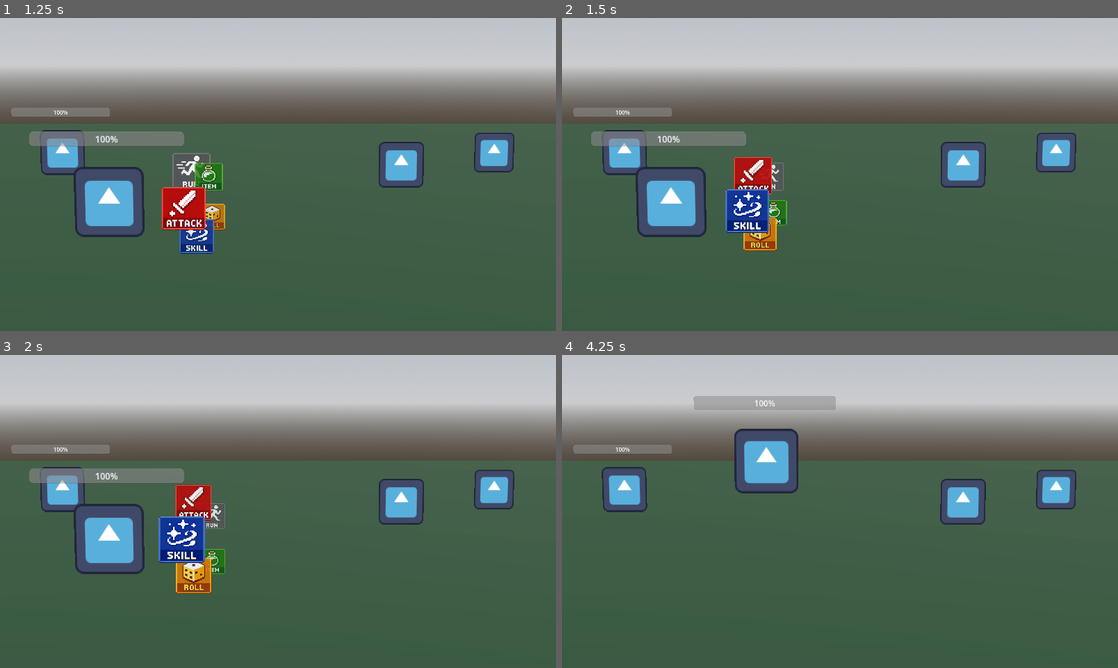
Above: before the commit, frames 1-4 (two rows, left to right).
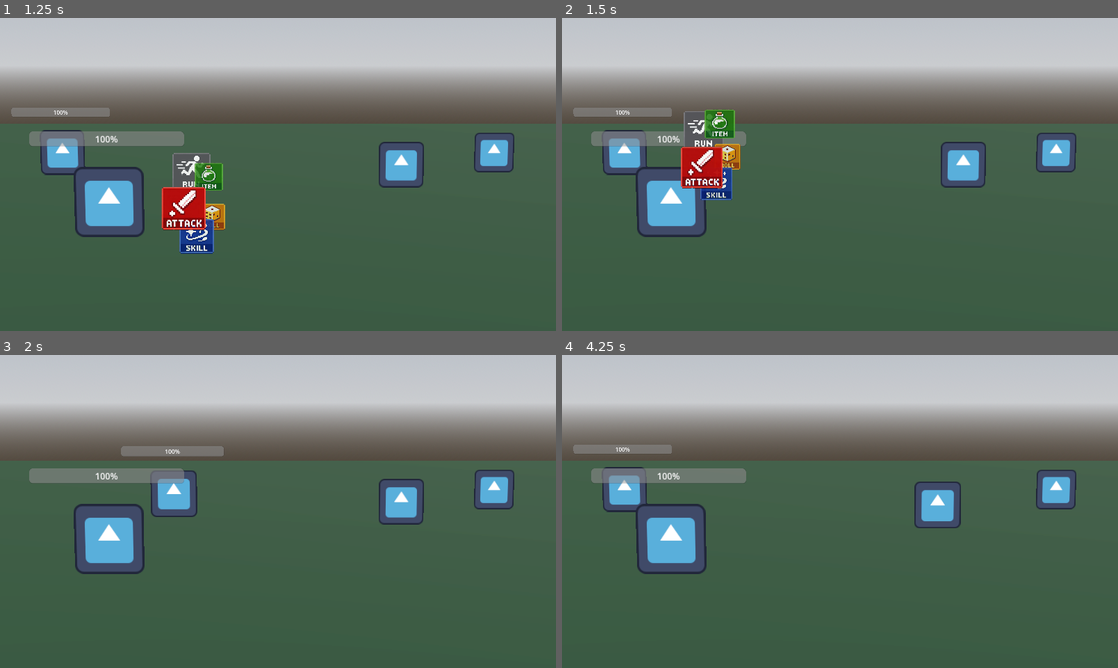
Above: after the commit, the same moments.

Repository: pollution0504/diceGame
Game: Godot game, scene res://Combat/battle_scene.tscn
Two runs of this game, one before a commit and one after it. Both use one fixed random seed, a clock stepped at 60 frames per second and the inputs below. The project has no main scene, so this scene is started directly. The engine's default icon, where the game draws it, is replaced by a stand-in: a white triangle on a blue panel in a dark square.
Inputs:
- Up to frame 1 (1.25 s): tap Enter (ui_accept) at 0.5 s; hold D (right) from 0.53 s (still down); hold Enter (ui_accept) from 0.53 s (still down)
- Up to frame 2 (1.5 s): release D (right) at 1.28 s; release Enter (ui_accept) at 1.28 s; hold S (down) from 1.28 s (still down); tap Enter (ui_accept) at 1.35 s
- Up to frame 3 (2 s): keep holding S (down); tap Enter (ui_accept) at 1.52, 1.82 s
- Up to frame 4 (4.25 s): release S (down) at 2.03 s; hold D (right) 2.03-2.78 s; hold Enter (ui_accept) 2.03-2.78 s; hold W (up) 2.78-3.53 s; tap Enter (ui_accept) at 2.85, 3.02, 3.32 s; hold A (left) from 3.53 s (still down); hold Enter (ui_accept) from 3.53 s (still down)

Frame 1 is identical in both runs. In frame 2, 4.8% of the frame differs, in the area x 21-41%, y 29-75%; in frame 3, 5.4%; in frame 4, 9.1%, in the area x 5-77%, y 13-70%.

Commit message:
IMPLEMENTED DICE.
i fucking locked in.

Diff:
--- a/Combat/battle_ally.gd
+++ b/Combat/battle_ally.gd
@@ -1,4 +1,5 @@
 extends BattleEntity
 class_name BattleAlly
+signal turn_ended
 
 var combat_menu : CombatMenu
--- a/Combat/battle_enemy.gd
+++ b/Combat/battle_enemy.gd
@@ -10,8 +10,5 @@
 	# Return a random *alive* party member
 	return alive[randi() % alive.size()]
 
-func TakeDamage(damage : int) -> int:
-	var dmg =  super(damage)
-
-
-	return dmg
+func TakeDamage(damage: int) -> int:
+	return super.TakeDamage(damage)
--- a/Combat/battle_entity.gd
+++ b/Combat/battle_entity.gd
@@ -6,42 +6,65 @@
 
 var entity_name: String = ""
 
+var current_dice_roll: int = -1
+var dice_roll_turns_remaining: int = 0
+const DICE_ROLL_DURATION: int = 3  # lasts x turns after rolling
+
+var status_effects: StatusEffectManager = StatusEffectManager.new()
+
 var current_mp: int = 40
 var current_health := 0
 
 var active := false
+var can_attack := true
 
 signal on_death(BattleEntity)
 #var items := Array[Consumable]
 
 # Called when the node enters the scene tree for the first time.
-func RollDice() -> int:
-	# look for sides, if not, return 20
-	var sides = stats.dice.get("sides", 20)
-	var bonus = stats.dice.get("bonus", 0)
-	return randi() % sides + 1 + bonus
+func RollDice():
+	current_dice_roll = stats.dice.roll()
 
 
-func Attack(target_entity : BattleEntity):
-	var damage_given : int = target_entity.TakeDamage(stats.attack)
-	print("I hit enemy ", target_entity, " for ", damage_given)
+func Attack(target_entity: BattleEntity):
+	if stats.dice == null or current_dice_roll == -1:
+		target_entity.TakeDamage(stats.attack)
+		return
+
+	if not stats.dice.can_attack(current_dice_roll):
+		return
+
+	# Deal damage using dice multiplier
+	var damage = stats.dice.get_damage_multiplier(current_dice_roll, stats.attack)
+	var damage_given = target_entity.TakeDamage(damage)
+	print(entity_name, " dealt ", damage_given, " damage")
+
+	# Apply enemy effects (bleed, poison, etc)
+	var effects: Array[Effect] = stats.dice.get_effects(current_dice_roll)
+	for effect in effects:
+		if effect.target == Effect.Target.ENEMY:
+			effect.apply(self, target_entity)
+
+func Heal(amount: int):
+	current_health = min(current_health + amount, stats.max_health)
 
 
-func TakeDamage(damage : int) -> int:
-	if randi_range(0,100) < stats.agility:
-		print("dodge")
+func TakeDamage(damage: int) -> int:
+	if randi_range(0, 100) < stats.agility:
+		print(entity_name, " dodged")
 		return 0
 
-	# check for buff. Apply buffs
 	var real_defense = stats.defense
+	var damage_taken = max(damage - real_defense, 0)
+	current_health -= damage_taken
 
-	var damage_taken = max(damage - real_defense,0)
-	current_health -= damage_taken
 	if !is_alive():
 		die()
-	print("current health: ", current_health)
+
+	print(entity_name, " took ", damage_taken, " damage (", current_health, "/", stats.max_health, " HP)")
 	PlayHitImpactTween()
 	return damage_taken
+
 
 
 func is_alive() -> bool:
@@ -49,7 +72,6 @@
 
 func _ready():
 	current_health = stats.max_health
-	print("Yo ", current_health)
 
 const HIT_FLASH_DURATION := 0.1
 const HIT_FADE_DURATION := 0.2
--- a/Combat/battle_player.gd
+++ b/Combat/battle_player.gd
@@ -12,18 +12,15 @@
 
 func _ready():
 	super()
-	print("max health: ", stats.max_health)
-	print("current health: ", current_health)
 	health_bar.max_value = stats.max_health
 	health_bar.value = current_health
-	print("bar percent-ish value: ", health_bar.value, "/", health_bar.max_value)
 
-func TakeDamage(damage : int) -> int:
-	var dmg = super(damage)
-	health_bar.value = current_health
+func TakeDamage(damage: int) -> int:
 	voice_line.stream = KICK
 	voice_line.play()
-	return dmg
+	var result = super.TakeDamage(damage)
+	health_bar.value = current_health
+	return result
 
 const INTRO_OFFSET := Vector3(-8, 0, 0)
 const INTRO_DURATION := 0.8
@@ -37,8 +34,14 @@
 const HOP_BACK_HEIGHT := 1.0
 const SWORD_SLICE_START_TIME := 0.17
 
-func Attack(target_entity : BattleEntity):
+func Attack(target_entity: BattleEntity):
+	if stats.dice != null and current_dice_roll != -1 and not stats.dice.can_attack(current_dice_roll):
+		return
 	await PlayAttackAnimation(target_entity)
+
+func Heal(amount: int):
+	super.Heal(amount)
+	health_bar.value = current_health
 
 func PlayIntroAnimation():
 	var original_position = global_position
@@ -50,8 +53,6 @@
 	voice_line.stream = PREPARE_YOURSELF
 	voice_line.play()
 	await tween.finished
-
-
 
 func PlayAttackAnimation(target_entity : BattleEntity):
 	var original_pos = global_position
@@ -86,7 +87,15 @@
 	tween.tween_callback(func():
 		voice_line.stream = SWORD_SLICE
 		voice_line.play(SWORD_SLICE_START_TIME)
-		super.Attack(target_entity)
+		print("tween callback fired!")
+
+		# THIS IS ATTACK
+		# IF ENTITY HAS NO DICE OR HASN'T ROLLED YET
+		if stats.dice == null or current_dice_roll == -1:
+			target_entity.TakeDamage(stats.attack)
+		else:
+			var damage = stats.dice.get_damage_multiplier(current_dice_roll, stats.attack)
+			target_entity.TakeDamage(damage)
 	)
 
 	# 4. PARABOLIC HOP BACK
--- a/Combat/battle_scene.gd
+++ b/Combat/battle_scene.gd
@@ -12,6 +12,7 @@
 const menu_back_sfx = preload("res://SFX/menu_back_sfx.wav")
 const menu_scroll_sfx = preload("res://SFX/menu_scroll_sfx.wav")
 const menu_select_sfx = preload("res://SFX/menu_select_sfx.wav")
+const dice_roll_sfx = preload("res://SFX/dice_roll_sfx.wav")
 
 @export var battle_entities : Array[PackedScene]
 var allies : Array[BattleAlly]
@@ -20,6 +21,7 @@
 const COMBAT_MENU_OFFSET := Vector3(150,0,0)
 
 const BELL_TIMER_DURATION := 3.0
+const DICE_TIMER_DURATION := 1.0
 const ENEMY_TURN_DELAY := 1.0
 const CURSOR_HEIGHT_OFFSET := 0.9
 const CURSOR_LERP_DURATION := 0.1
@@ -87,7 +89,11 @@
 		ally.combat_menu = cm
 		cm.entity = ally
 		cm.close()
+
 		ally.combat_menu.attack_pressed.connect(_on_attack_decision)
+		ally.combat_menu.skill_pressed.connect(_on_skill_decision)
+		ally.combat_menu.roll_pressed.connect(_on_roll_decision)
+		ally.combat_menu.item_pressed.connect(_on_item_decision)
 		ally.combat_menu.run_pressed.connect(_on_run_decision)
 	# Connect using the callable syntax
 	i = 1
@@ -124,11 +130,24 @@
 		await ally_turn(current_actor)
 
 func ally_turn(actor: BattleAlly):
+	# Tick down roll duration
+	if actor.dice_roll_turns_remaining > 0:
+		actor.dice_roll_turns_remaining -= 1
+		print("Roll expires in ", actor.dice_roll_turns_remaining, " turns")
+		if actor.dice_roll_turns_remaining == 0:
+			actor.current_dice_roll = -1
+			actor.combat_menu.update_roll_button(false) # Ungrey out the Dice
+			print("Roll expired!")
+
 	print(actor.name," ally turn")
+	print(actor.current_health)
 	var cam = get_viewport().get_camera_3d()
 	var screen_pos = cam.unproject_position(actor.global_position)
 	actor.combat_menu.position = screen_pos + Vector2(150, 0)
 	actor.combat_menu.open()	# The menu will trigger _on_attack_decision via signal
+
+	await actor.turn_ended
+	advance_turn()
 
 func enemy_turn(actor: BattleEnemy):
 	print("enemy turn")
@@ -211,6 +230,7 @@
 	return false
 
 func _on_attack_decision(source_entity : BattleAlly):
+	print("_on_attack_decision called by: ", source_entity.name)
 	source_entity.combat_menu.close()
 	var target_idx = await get_target_selection()
 
@@ -218,8 +238,42 @@
 		var target = enemies[target_idx]
 		await source_entity.Attack(target)
 
-	advance_turn()
-
+	source_entity.turn_ended.emit()
+
+func _on_skill_decision(source_entity : BattleAlly):
+	source_entity.combat_menu.close()
+	source_entity.turn_ended.emit()
+
+func _on_roll_decision(source_entity: BattleAlly):
+	source_entity.combat_menu.close()
+
+	AudioManager.play_sound(dice_roll_sfx)
+	source_entity.RollDice()
+	print(source_entity.current_dice_roll)
+	source_entity.dice_roll_turns_remaining = BattleEntity.DICE_ROLL_DURATION
+
+	# Apply self effects immediately on roll
+	if source_entity.stats.dice != null:
+		var effects: Array[Effect] = source_entity.stats.dice.get_effects(source_entity.current_dice_roll)
+		for effect in effects:
+			if effect.target == Effect.Target.SELF:
+				effect.apply(source_entity, source_entity)
+
+	await get_tree().create_timer(DICE_TIMER_DURATION).timeout
+
+	source_entity.combat_menu.update_roll_button(true) # Grey out the Dice
+
+	await get_tree().process_frame
+	await get_tree().process_frame
+
+	var cam = get_viewport().get_camera_3d()
+	var screen_pos = cam.unproject_position(source_entity.global_position)
+	source_entity.combat_menu.position = screen_pos + Vector2(150, 0)
+	source_entity.combat_menu.open()
+
+func _on_item_decision(source_entity : BattleAlly):
+	source_entity.combat_menu.close()
+	source_entity.turn_ended.emit()
 
 func _on_run_decision(source_entity : BattleEntity):
 	source_entity.combat_menu.close()
--- a/Combat/battle_stats.gd
+++ b/Combat/battle_stats.gd
@@ -13,4 +13,4 @@
 
 @export var weapon: Dictionary = {}  # { "name": "Sword", "atk_bonus": 5 }
 @export var armor: Dictionary = {}   # { "name": "Chestplate", "def_bonus": 3 }
-@export var dice: Dictionary = {}    # { "sides": 20, "bonus": 0 }
+@export var dice: Dice
--- a/carousel_menu.tscn
+++ b/Combat/carousel_menu.tscn
@@ -1,6 +1,6 @@
 [gd_scene format=3 uid="uid://bstgrgk75n7x2"]
 
-[ext_resource type="Script" uid="uid://dhbmrrjsar7w2" path="res://carousel_menu.gd" id="1_gm3fo"]
+[ext_resource type="Script" uid="uid://dhbmrrjsar7w2" path="res://Combat/carousel_menu.gd" id="1_gm3fo"]
 
 [node name="CarouselMenu" type="Node2D" unique_id=1515439509]
 script = ExtResource("1_gm3fo")
--- a/carousel_menu_vert.tscn
+++ b/Combat/carousel_menu_vert.tscn
@@ -1,6 +1,6 @@
 [gd_scene format=3 uid="uid://b8on1h7nes5h4"]
 
-[ext_resource type="Script" uid="uid://bwc2axp5eah4c" path="res://carousel_menu_vert.gd" id="1_ojcat"]
+[ext_resource type="Script" uid="uid://bwc2axp5eah4c" path="res://Combat/carousel_menu_vert.gd" id="1_ojcat"]
 
 [node name="carousel_menu_vert" type="Node2D" unique_id=770206091]
 script = ExtResource("1_ojcat")
--- a/Combat/combat_menu.gd
+++ b/Combat/combat_menu.gd
@@ -49,6 +49,13 @@
 	is_active = false
 	hide()
 
+func update_roll_button(has_active_roll: bool):
+	var roll_icon = option_icons[2]  # RollIcon is index 2
+	if has_active_roll:
+		roll_icon.modulate = Color(0.3, 0.3, 0.3)  # grey out
+	else:
+		roll_icon.modulate = Color(1, 1, 1)  # normal
+
 # Goes Up and Down on the Menu
 func _unhandled_input(event):
 	if not is_active:
@@ -69,9 +76,10 @@
 		get_viewport().set_input_as_handled()
 
 	elif event.is_action_pressed("ui_accept"):
+		get_viewport().set_input_as_handled()
 		AudioManager.play_sound(menu_select_sfx)
 		confirm_selection()
-		get_viewport().set_input_as_handled()
+
 
 func confirm_selection():
 	match options[selected_option]:
@@ -80,7 +88,10 @@
 		"Skill":
 			skill_pressed.emit(entity)
 		"Roll":
-			roll_pressed.emit(entity)
+			if entity.current_dice_roll == -1:
+				roll_pressed.emit(entity)
+			else:
+				AudioManager.play_sound(menu_back_sfx)
 		"Item":
 			item_pressed.emit(entity)
 		"Run":
--- a/Combat/combat_menu.tscn
+++ b/Combat/combat_menu.tscn
@@ -1,7 +1,7 @@
 [gd_scene format=3 uid="uid://dgjar6b8g0n50"]
 
 [ext_resource type="Script" uid="uid://d4euuubm201l8" path="res://Combat/combat_menu.gd" id="1_2bcnp"]
-[ext_resource type="Script" uid="uid://bwc2axp5eah4c" path="res://carousel_menu_vert.gd" id="2_lmj7a"]
+[ext_resource type="Script" uid="uid://bwc2axp5eah4c" path="res://Combat/carousel_menu_vert.gd" id="2_lmj7a"]
 [ext_resource type="Texture2D" uid="uid://1fwao1occ6sh" path="res://Sprites/attack.png" id="3_el3dd"]
 [ext_resource type="Texture2D" uid="uid://kddxixjcupd8" path="res://Sprites/skill.png" id="4_h4nhm"]
 [ext_resource type="Texture2D" uid="uid://k2l5f6fupr6i" path="res://Sprites/run.png" id="5_bbsmr"]
--- /dev/null
+++ b/Combat/diceScripts/dice.gd
@@ -0,0 +1,30 @@
+extends Resource
+class_name Dice
+
+var sides: int = 20
+var has_nat20: bool = true
+var blood_counter: int = 0  # for Bloodthirst
+
+func roll() -> int:
+	return randi_range(1, sides)
+
+func can_attack(result: int) -> bool:
+	return true  # default, all rolls allow attack
+
+func roll_with_advantage() -> int:
+	return maxi(roll(), roll())
+
+func roll_with_disadvantage() -> int:
+	return mini(roll(), roll())
+
+func get_damage_multiplier(result: int, base_dmg: int) -> float:
+	if result <= 5 and result >= 0:   return 0
+	elif result <= 10: return base_dmg
+	elif result <= 15: return base_dmg * 1.5
+	elif result <= 19: return base_dmg * 2
+	elif result == 20 : return base_dmg * 3
+	# This is if you haven't rolled dice yet (dice_roll = -1)
+	return 1
+
+func get_effect(result: int) -> Dictionary:
+	return { "type": "attack", "damage": get_damage_multiplier(result, 10) }
--- /dev/null
+++ b/Combat/diceScripts/wooden_die.gd
@@ -0,0 +1,18 @@
+extends Dice
+class_name WoodenDie
+
+func _init():
+	has_nat20 = false
+
+func can_attack(result: int) -> bool:
+	print("can_attack called with: ", result)
+	return result > 5
+
+
+func get_effects(result: int) -> Array[Effect]:
+	if result >= 0 and result <= 5:
+		var heal = HealEffect.new()
+		heal.amount = 15
+		return [heal]
+
+	return []
--- /dev/null
+++ b/Combat/effectScripts/attack_effect.gd
@@ -0,0 +1,9 @@
+extends Effect
+class_name AttackEffect
+
+func _init():
+	target = Effect.Target.ENEMY
+
+func apply(attacker: BattleEntity, defender: BattleEntity):
+	var damage = attacker.stats.dice.get_damage_multiplier(attacker.current_dice_roll, attacker.stats.attack)
+	defender.TakeDamage(damage)
--- /dev/null
+++ b/Combat/effectScripts/effect.gd
@@ -0,0 +1,8 @@
+extends Resource
+class_name Effect
+
+enum Target { SELF, ENEMY }
+var target: Target = Target.ENEMY
+
+func apply(attacker: BattleEntity, defender: BattleEntity):
+	pass
--- /dev/null
+++ b/Combat/effectScripts/heal_effect.gd
@@ -0,0 +1,19 @@
+extends Effect
+class_name HealEffect
+
+var amount: int = 0
+var use_percentage: bool = false  # if true, heals % of max health instead of flat
+
+func _init():
+	target = Effect.Target.SELF
+
+func apply(attacker: BattleEntity, defender: BattleEntity = null):
+	var heal_amount = 0
+
+	if use_percentage:
+		heal_amount = int(attacker.stats.max_health * amount / 100.0)
+	else:
+		heal_amount = amount
+
+	attacker.Heal(heal_amount)
+	print("Healed ", heal_amount, " HP! Current HP: ", attacker.current_health)
--- /dev/null
+++ b/Combat/effectScripts/status_effect.gd
@@ -0,0 +1,14 @@
+# WIP CLASS
+extends Effect
+class_name StatusEffect
+
+var effect_name: String = ""
+var stacks: int = 1
+
+func _init():
+	target = Effect.Target.ENEMY
+
+func apply(attacker: BattleEntity, defender: BattleEntity):
+	# Just registers with the manager, doesn't do damage itself
+	defender.status_effects.apply_effect(effect_name, stacks)
+	print("Applied ", effect_name, " x", stacks)
--- /dev/null
+++ b/Combat/effectScripts/status_effect_manager.gd
@@ -0,0 +1,18 @@
+extends Resource
+class_name StatusEffectManager
+
+var active_effects: Dictionary = {}
+
+func apply_effect(effect_name: String, stacks: int = 1):
+	if active_effects.has(effect_name):
+		active_effects[effect_name] = min(active_effects[effect_name] + stacks, 5)
+	else:
+		active_effects[effect_name] = stacks
+
+func process_turn(entity: BattleEntity):
+	for effect in active_effects.keys():
+		match effect:
+			"poison": entity.TakeDamage(5 * active_effects[effect])
+			"bleed":  entity.TakeDamage(8 * active_effects[effect])
+			"burn":   entity.TakeDamage(6 * active_effects[effect])
+			"paralyzed": entity.skip_turn = true
--- a/Combat/player.tscn
+++ b/Combat/player.tscn
@@ -2,11 +2,16 @@
 
 [ext_resource type="Texture2D" uid="uid://q1dd1vb8jr1f" path="res://icon.svg" id="1_cbytb"]
 [ext_resource type="Script" uid="uid://cwsvb470r8u3q" path="res://Combat/battle_player.gd" id="2_2y06h"]
+[ext_resource type="Script" uid="uid://bejcl2soe50v2" path="res://Combat/diceScripts/wooden_die.gd" id="2_nyq6c"]
 [ext_resource type="Script" uid="uid://c1wwrehvk76cp" path="res://Combat/battle_stats.gd" id="3_nyq6c"]
+
+[sub_resource type="Resource" id="Resource_n0l53"]
+script = ExtResource("2_nyq6c")
+metadata/_custom_type_script = "uid://bejcl2soe50v2"
 
 [sub_resource type="Resource" id="Resource_hrir6"]
 script = ExtResource("3_nyq6c")
-attack = 60
+dice = SubResource("Resource_n0l53")
 metadata/_custom_type_script = "uid://c1wwrehvk76cp"
 
 [sub_resource type="AtlasTexture" id="AtlasTexture_cbytb"]
Renamed: carousel_menu.gd -> Combat/carousel_menu.gd
Renamed: carousel_menu.gd.uid -> Combat/carousel_menu.gd.uid
Renamed: carousel_menu_vert.gd -> Combat/carousel_menu_vert.gd
Renamed: carousel_menu_vert.gd.uid -> Combat/carousel_menu_vert.gd.uid
Not shown, added: Combat/diceScripts/dice.gd.uid
Not shown, added: Combat/diceScripts/wooden_die.gd.uid
Not shown, added: Combat/effectScripts/attack_effect.gd.uid
Not shown, added: Combat/effectScripts/effect.gd.uid
Not shown, added: Combat/effectScripts/heal_effect.gd.uid
Not shown, added: Combat/effectScripts/status_effect.gd.uid
Not shown, added: Combat/effectScripts/status_effect_manager.gd.uid
Not shown, added: SFX/dice_roll_sfx.wav.import
(and 4 more such lines)
